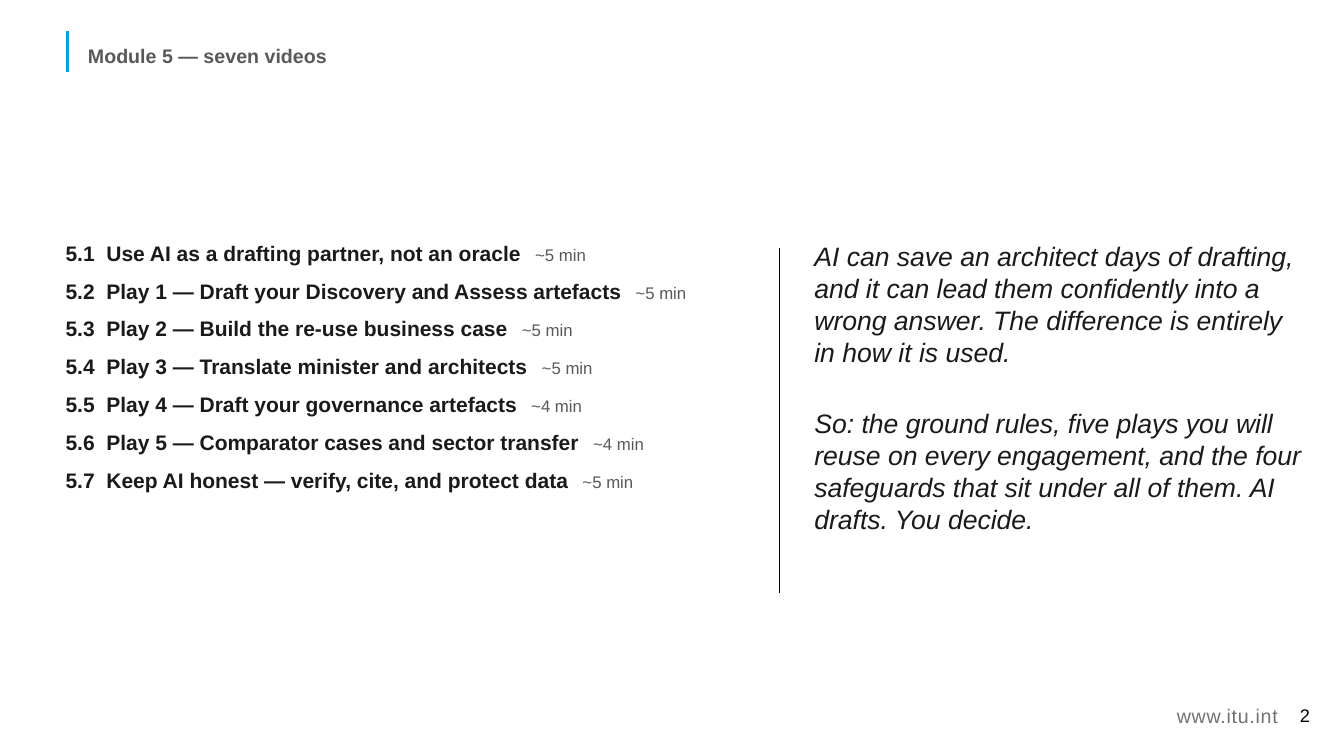
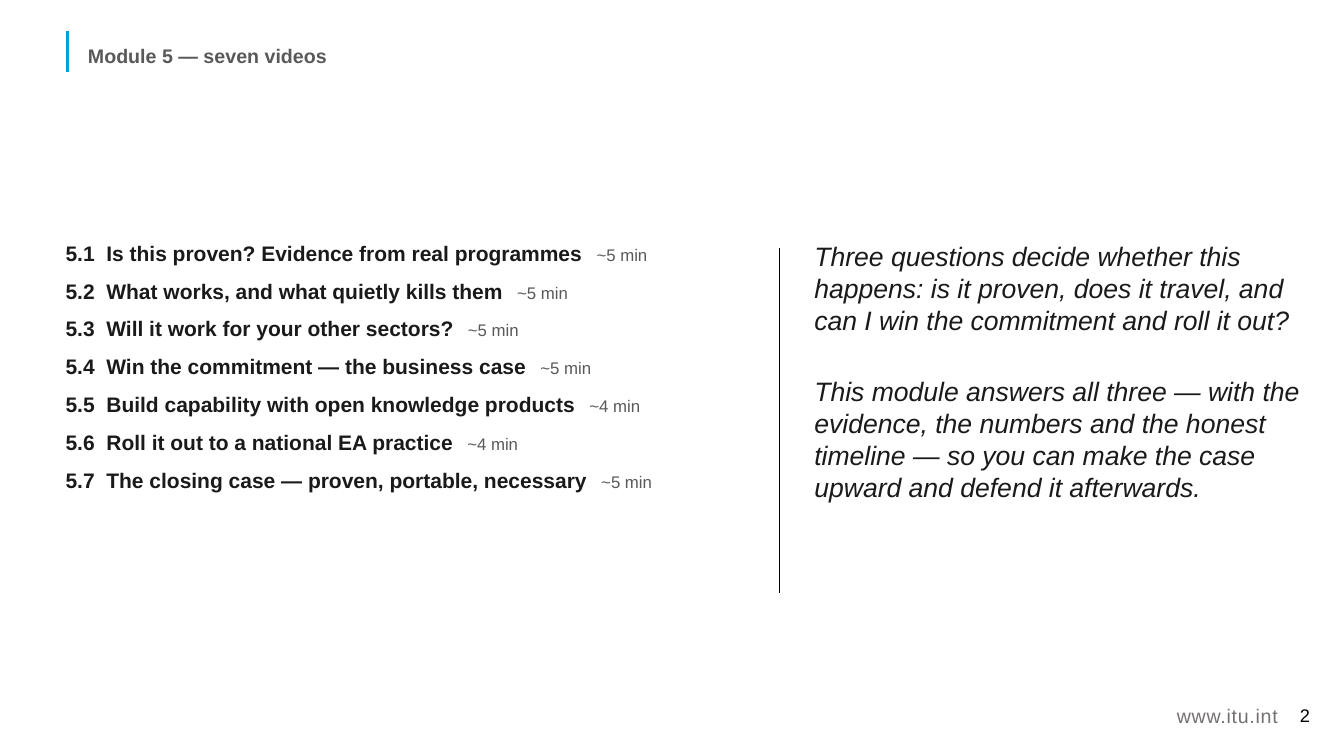
Before and after one commit to aarelaponin/geatdm-framework, a slide deck: slide 2 of 10-Knowledge-Products/KP1-GEA/videos/module_5/en/decks/KP1_M5_Deck_v0.1.pptx. Drawn at 1344x756 pixels with LibreOffice and Linux fonts; fonts in the diff are those of the drawing. Boxes give left, top, right and bottom in pixels: in the first picture for what was removed or moved away, otherwise in the second. Text is boxed around its words. In the diff, an @@ line names an element or a change of style, - is before the commit and + after.

```diff
--- a/10-Knowledge-Products/KP1-GEA/videos/module_5/en/decks/KP1_M5_Deck_v0.1.pptx
+++ b/10-Knowledge-Products/KP1-GEA/videos/module_5/en/decks/KP1_M5_Deck_v0.1.pptx
@@ text at (x1=66, y1=245, x2=652, y2=492): text changed @@
-5.1 Use AI as a drafting partner, not an oracle ~5 min
-5.2 Play 1 — Draft your Discovery and Assess artefacts ~5 min
-5.3 Play 2 — Build the re-use business case ~5 min
-5.4 Play 3 — Translate minister and architects ~5 min
-5.5 Play 4 — Draft your governance artefacts ~4 min
-5.6 Play 5 — Comparator cases and sector transfer ~4 min
-5.7 Keep AI honest — verify, cite, and protect data ~5 min
+5.1 Is this proven? Evidence from real programmes ~5 min
+5.2 What works, and what quietly kills them ~5 min
+5.3 Will it work for your other sectors? ~5 min
+5.4 Win the commitment — the business case ~5 min
+5.5 Build capability with open knowledge products ~4 min
+5.6 Roll it out to a national EA practice ~4 min
+5.7 The closing case — proven, portable, necessary ~5 min
@@ text at (x1=814, y1=246, x2=1300, y2=502): text changed @@
-AI can save an architect days of drafting, and it can lead them confidently into a wrong answer. The difference is entirely in how it is used.
-So: the ground rules, five plays you will reuse on every engagement, and the four safeguards that sit under all of them. AI drafts. You decide.
+Three questions decide whether this happens: is it proven, does it travel, and can I win the commitment and roll it out?
+This module answers all three — with the evidence, the numbers and the honest timeline — so you can make the case upward and defend it afterwards.
```
Also in this commit, not shown: 35 other slides changed, 15 slides added, 15 slides removed, 58 other files.
